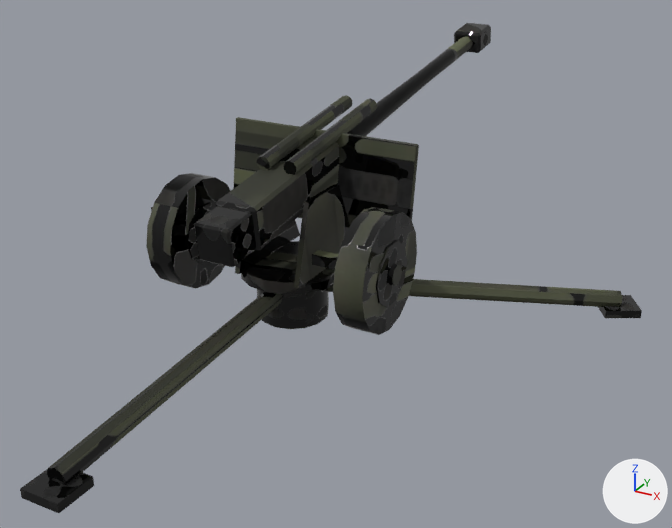
Before and after pictures for a commit that changed the glTF model public/models/artillery.glb.
The view is the same before and after, from a 50 mm camera at (4.32, -6.98, 4.12) aimed at (0.22, 0.47, 0.39). Arrows for +X, +Y and +Z are at lower right; the lights stay in place. The older version comes first. Where no turn or scale is listed for an object, it has been applied to the vertices. Vertices at exactly the same position are counted once.

The first picture shows 'barrel.001', 'trails', 'turret.001'.
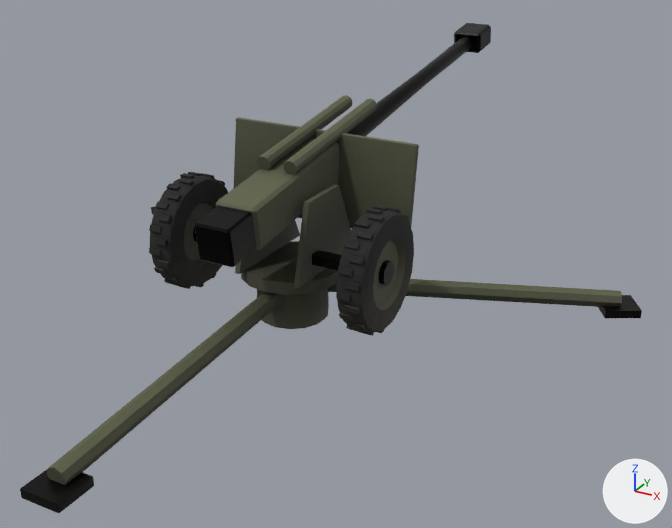
Location of each change, [x1, y1, x2, y2] in pixels of the pictures (672 x 528 px; the box of a moved part takes in the faces that stretch with it):
'turret.001', reshaped, moved, rescaled: before [146, 117, 419, 335]; after [149, 117, 419, 336]
part 1 of me_trails, surface changed: [20, 207, 642, 513] in both
part 2 of me_barrel, moved or reshaped: [257, 156, 270, 170] in both
part 3 of me_barrel, surface changed: [194, 23, 491, 267] in both
part 4 of me_turret, added: after [241, 241, 338, 295]
part 5 of me_turret, moved or reshaped: before [294, 184, 350, 288]; after [294, 184, 351, 288]
part 6 of me_turret, added: after [378, 260, 394, 286]
part 7 of me_turret, moved or reshaped: before [312, 250, 339, 270]; after [368, 214, 384, 223]
part 8 of me_turret, added: after [366, 208, 382, 215]
part 9 of me_turret, added: after [372, 206, 388, 211]
part 10 of me_turret, added: after [312, 250, 341, 270]
part 11 of me_turret, moved or reshaped: [235, 220, 300, 274] in both
part 12 of me_turret, added: after [179, 178, 194, 186]
part 13 of me_turret, added: after [180, 173, 194, 179]
part 14 of me_turret, rebuilt (7% narrower): before [333, 207, 417, 335]; after [336, 210, 414, 333]
part 15 of me_turret, rebuilt (7% narrower): before [146, 173, 230, 289]; after [150, 175, 228, 286]
part 16 of me_turret, rebuilt: before [233, 117, 419, 227]; after [233, 117, 419, 228]
part 17 of me_turret, deleted: before [187, 202, 407, 308]
part 18 of me_turret, added: after [149, 172, 225, 289]
part 19 of me_turret, added: after [336, 207, 413, 336]

The change, as a list of edits to the scene's bpy script:
```text
Change me_trails:
    where me_trails.from_pydata(...)  # 128 vertices, 228 faces; spans x -3.01..3.01, y -2.61..2.61, z -0.22..0.22
    me_trails part 1: 204 kept faces spanning x -3.01..3.01, y -2.61..2.61, z -0.22..0.22 get new texture (UV) coordinates
Change me_barrel:
    where me_barrel.from_pydata(...)  # 206 vertices, 384 faces; spans x -0.21..0.21, y -3.0..3.0, z -0.66..0.48
    me_barrel part 2
    8 faces are deleted
    8 new faces join them
    me_barrel part 3: 342 kept faces spanning x -0.21..0.21, y -3.0..3.0, z -0.66..0.48 get new texture (UV) coordinates
Change me_turret:
    used by ob_turret_001; parent = ob_turret; location = (0.0, -0.057, 0.449); scale = (1.2, 1.2, 1.2)
    remove me_turret.from_pydata(...)  # 296 vertices, 528 faces; spans x -1.0..1.0, y -0.58..0.58, z -0.62..0.62
    add me_turret.from_pydata(...)  # 1028 vertices, 1760 faces; spans x -1.0..1.0, y -0.61..0.61, z -0.66..0.66
    me_turret part 4: a new loose piece, a 16-sided cylinder along z spanning x -0.44..0.44, y -0.38..0.5, z -0.44..-0.33, in mat_artillery_baked
    me_turret part 5: the loose piece of 8 vertices spanning x 0.27..0.31, y -0.37..0.55, z -0.32..0.3 is scaled about the mesh origin by 1.05
    me_turret part 6: a new loose piece, a 10-sided cylinder along x spanning x 0.92..0.982, y -0.215..-0.022, z -0.26..-0.076, in mat_artillery_baked
    me_turret part 7: the loose piece of 8 vertices spanning x 0.29..0.79, y -0.17..-0.07, z -0.21..-0.12 is scaled about its middle by (0.216, 0.472, 0.309), then moved by (0.37, -0.1, 0.47)
    me_turret part 8: a new loose piece, a box spanning x 0.791..0.899, y -0.143..-0.094, z 0.301..0.328, in mat_artillery_baked
    me_turret part 9: the loose piece of 8 vertices spanning x 0.29..0.79, y -0.17..-0.07, z -0.21..-0.12 is copied, and the copy is scaled about its middle by (0.216, 0.473, 0.309), then moved by (0.3, 0.1, 0.47); it spans x 0.79..0.9, y -0.05..0.0, z 0.29..0.32
    me_turret part 10: a new loose piece, a box spanning x 0.307..0.833, y -0.171..-0.066, z -0.212..-0.124, in mat_artillery_baked
    me_turret part 11: the loose piece of 8 vertices spanning x -0.27..-0.23, y -0.37..0.55, z -0.32..0.3 is scaled about the mesh origin by 1.05
    me_turret part 12: the loose piece of 8 vertices spanning x -0.79..-0.29, y -0.17..-0.07, z -0.21..-0.12 is copied, and the copy is scaled about its middle by (0.216, 0.472, 0.309), then moved by (-0.3, -0.1, 0.47); it spans x -0.9..-0.79, y -0.24..-0.19, z 0.29..0.32
    me_turret part 13: a new loose piece, a box spanning x -0.963..-0.855, y -0.143..-0.094, z 0.301..0.328, in mat_artillery_baked
    me_turret part 14: the loose piece of 32 vertices spanning x 0.72..0.95, y -0.58..0.34, z -0.62..0.29 is rebuilt with 182 vertices and now spans x 0.75..1.0, y -0.6..0.36, z -0.64..0.31
    me_turret part 15: the loose piece of 32 vertices spanning x -0.95..-0.72, y -0.58..0.34, z -0.62..0.29 is rebuilt with 182 vertices and now spans x -1.0..-0.75, y -0.6..0.36, z -0.64..0.31
    me_turret part 16: the loose piece of 24 vertices spanning x -0.83..0.83, y 0.43..0.58, z -0.12..0.62 is rebuilt with 24 vertices and now spans x -0.88..0.88, y 0.46..0.61, z -0.12..0.66
    me_turret part 17: 9 loose pieces with 176 vertices, spanning x -1.0..1.0, y -0.37..0.46, z -0.42..0.07, are deleted
    me_turret part 18: 224 vertices added at x -0.96..-0.31, y -0.61..0.38, z -0.65..0.32
    me_turret part 19: 208 vertices added at x 0.79..0.96, y -0.61..0.38, z -0.65..0.3
    other edits to the shape of me_turret do not show in these pictures
Change ob_turret_001:
    ob_turret_001.location: (0.0, -0.057, 0.449) -> (0.0, -0.0648, 0.441)
    ob_turret_001.scale: (1.2, 1.2, 1.2) -> (1.14, 1.14, 1.14)
```
